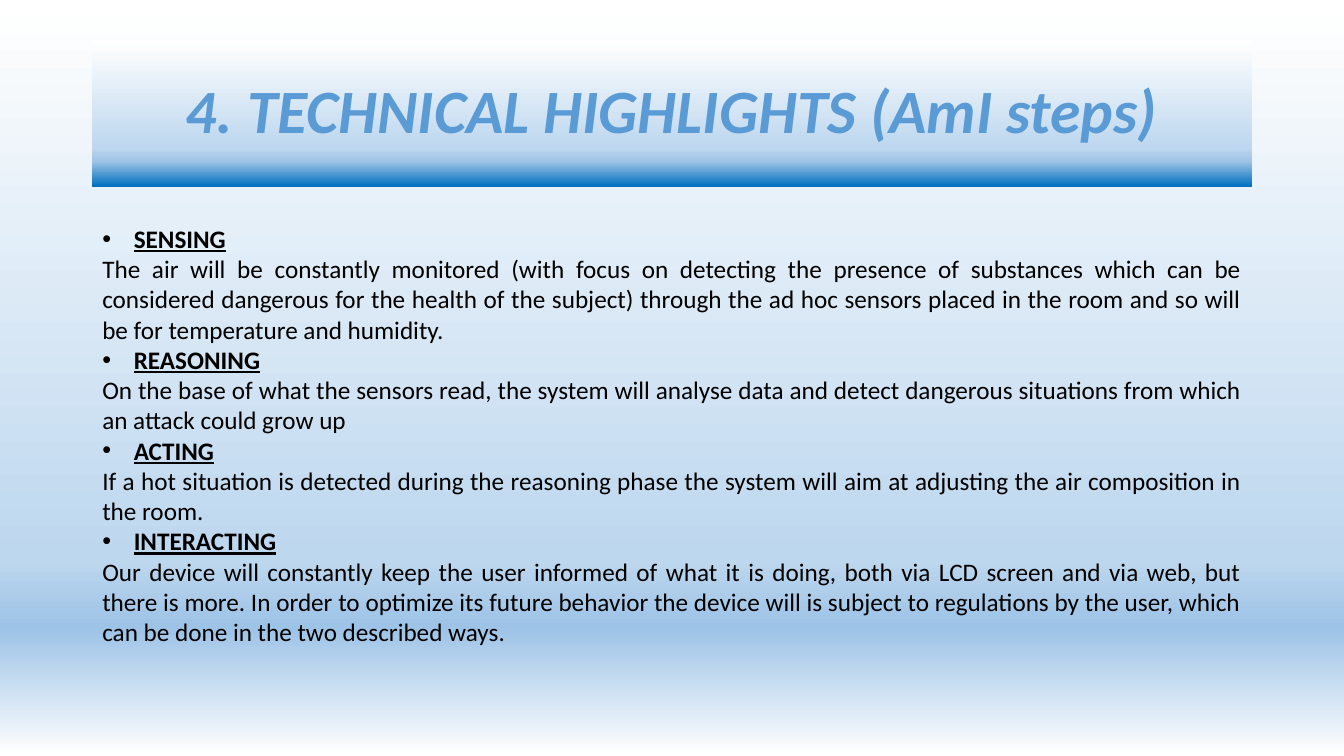
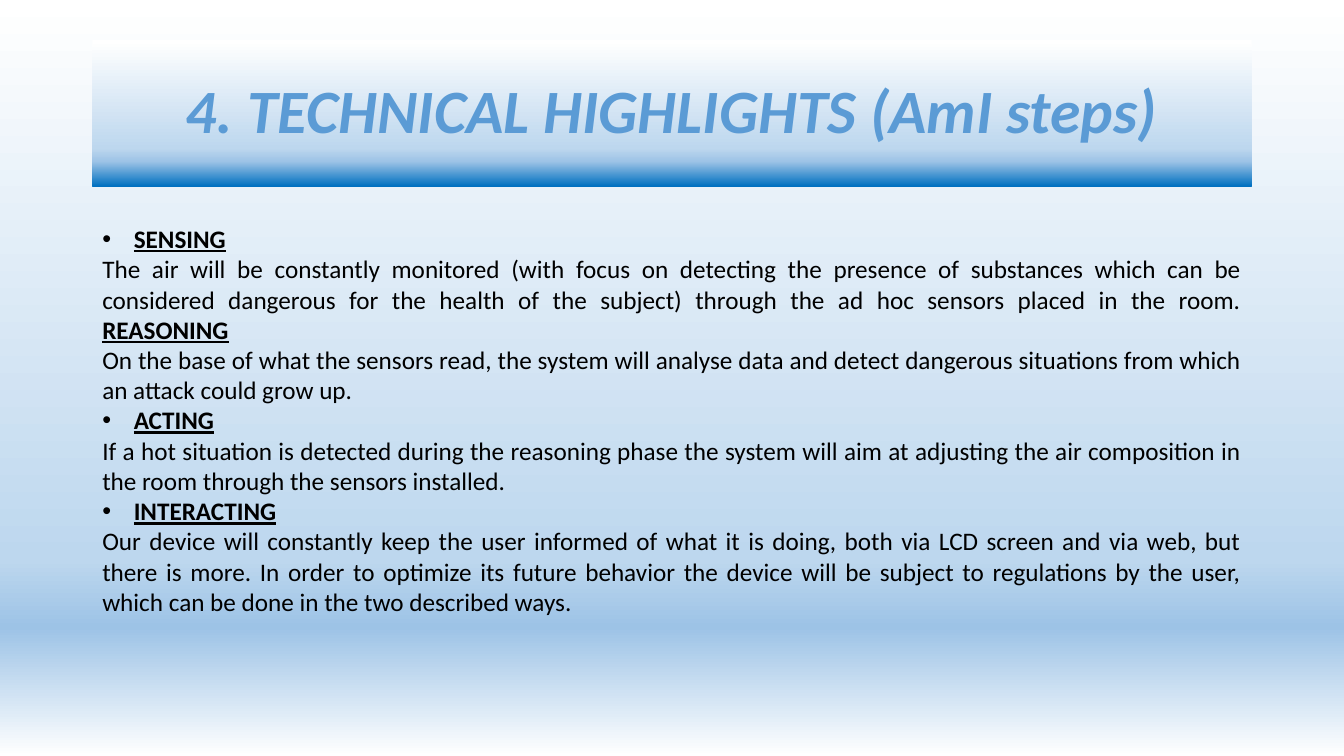
Before and after one commit to s204059/Presentation-Slides, a slide deck: slide 7 of SLIDES.pptx. Drawn at 1344x756 pixels with LibreOffice and Linux fonts; fonts in the diff are those of the drawing. Boxes give left, top, right and bottom in pixels: in the first picture for what was removed or moved away, otherwise in the second. Text is boxed around its words. In the diff, an @@ line names an element or a change of style, - is before the commit and + after.

Commit message:
v3 of the slides
Double ARCHITECTURE SCHEME. Mine can be erased once the new one (yellow one) will be corrected

```diff
--- a/SLIDES.pptx
+++ b/SLIDES.pptx
@@ text at <box>102,259,1241,404</box>: text changed @@
-The air will be constantly monitored (with focus on detecting the presence of substances which can be considered dangerous for the health of the subject) through the ad hoc sensors placed in the room and so will be for temperature and humidity.
-• REASONING
-On the base of what the sensors read, the system will analyse data and detect dangerous situations from which an attack could grow up
+The air will be constantly monitored (with focus on detecting the presence of substances which can be considered dangerous for the health of the subject) through the ad hoc sensors placed in the room. REASONING
+On the base of what the sensors read, the system will analyse data and detect dangerous situations from which an attack could grow up.
@@ text at <box>102,442,1240,495</box>: text changed @@
-If a hot situation is detected during the reasoning phase the system will aim at adjusting the air composition in the room.
+If a hot situation is detected during the reasoning phase the system will aim at adjusting the air composition in the room through the sensors installed.
@@ text at <box>102,532,1240,615</box>: text changed @@
-Our device will constantly keep the user informed of what it is doing, both via LCD screen and via web, but there is more. In order to optimize its future behavior the device will is subject to regulations by the user, which can be done in the two described ways.
+Our device will constantly keep the user informed of what it is doing, both via LCD screen and via web, but there is more. In order to optimize its future behavior the device will be subject to regulations by the user, which can be done in the two described ways.
```
Also in this commit, not shown: 3 other slides changed.
